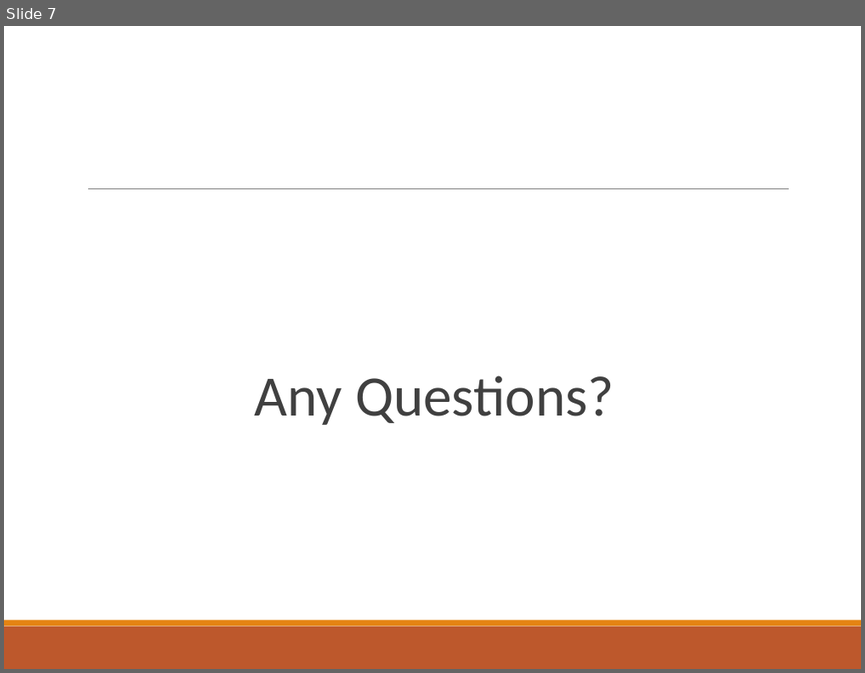
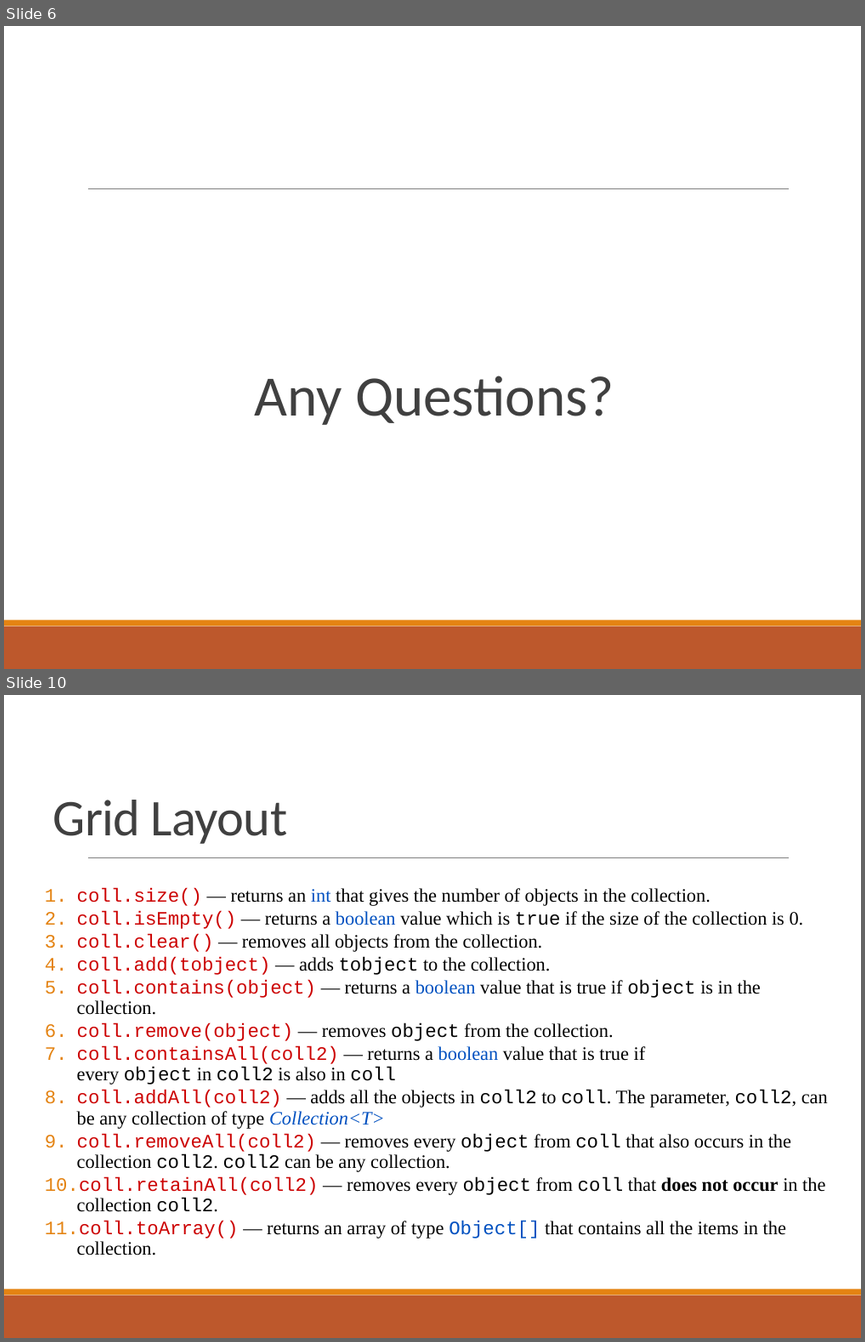
Before and after one commit to deeperj/dillinger, a slide deck: thesis/ukapp2/wqu_isc/sofware_design/Lesson 6 - Java.pptx. Shown one above the other, each under a label of ours: slide 7 before the commit, slides 6 and 10 after it; the slides between them are not shown. The pictures are 865x673 and 865x1342 pixels, drawn with LibreOffice and Linux fonts; fonts in the diff are those of the drawing. Boxes give left, top, right and bottom in pixels: in the first picture for what was removed or moved away, otherwise in the second. Text is boxed around its words. In the diff, an @@ line names an element or a change of style, - is before the commit and + after.

```diff
--- a/thesis/ukapp2/wqu_isc/sofware_design/Lesson 6 - Java.pptx
+++ b/thesis/ukapp2/wqu_isc/sofware_design/Lesson 6 - Java.pptx
@@ slide 10 added at [4,695,861,1338], background #FFFFFF; not listed: 3 template elements that a slide beside it also shows @@
@@ title added at [53,800,287,844], 43.2 pt, text #404040 @@
+Grid Layout
@@ text added at [45,888,828,1255], 16 pt, text #000000 @@
+1. coll.size() — returns an int that gives the number of objects in the collection.
+2. coll.isEmpty() — returns a boolean value which is true if the size of the collection is 0.
+3. coll.clear() — removes all objects from the collection.
+4. coll.add(tobject) — adds tobject to the collection.
+5. coll.contains(object) — returns a boolean value that is true if object is in the collection.
+6. coll.remove(object) — removes object from the collection.
+7. coll.containsAll(coll2) — returns a boolean value that is true if every object in coll2 is also in coll
+8. coll.addAll(coll2) — adds all the objects in coll2 to coll. The parameter, coll2, can be any collection of type Collection<T>
+9. coll.removeAll(coll2) — removes every object from coll that also occurs in the collection coll2. coll2 can be any collection.
+10. coll.retainAll(coll2) — removes every object from coll that does not occur in the collection coll2.
+11. coll.toArray() — returns an array of type Object[] that contains all the items in the collection.
@@ what was slide 7 is now slide 6 @@
```
Also in this commit, not shown: 1 slide changed, 14 other slides added, 5 slides removed, 3 other files.
